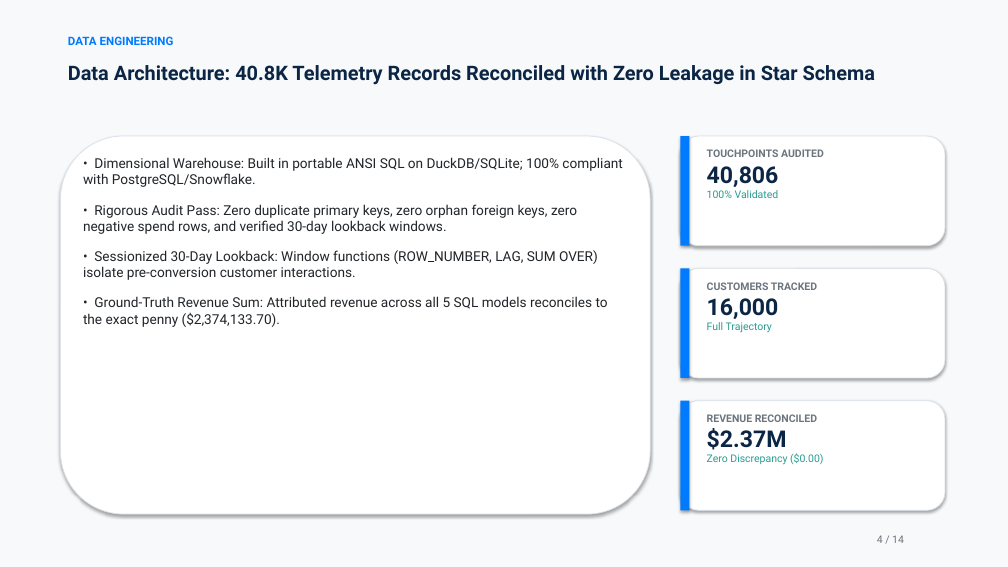
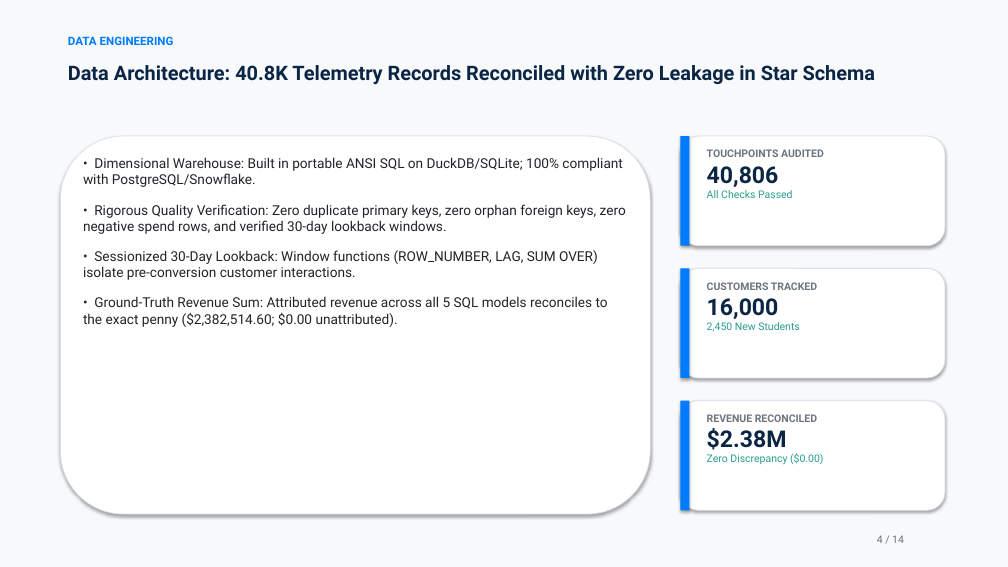
Before and after one commit to JNikhil11/grito-marketing-attribution-analytics, a slide deck: slide 4 of presentation/Grito_Attribution_Deck.pptx. Drawn at 1008x567 pixels with LibreOffice and Linux fonts; fonts in the diff are those of the drawing. Boxes give left, top, right and bottom in pixels: in the first picture for what was removed or moved away, otherwise in the second. Text is boxed around its words. In the diff, an @@ line names an element or a change of style, - is before the commit and + after.

Commit message:
feat: complete addressal of 9 review findings, Shapley value game theory fix, and rigorous QA verification

```diff
--- a/presentation/Grito_Attribution_Deck.pptx
+++ b/presentation/Grito_Attribution_Deck.pptx
@@ text at [83,204,626,234]: text changed @@
-• Rigorous Audit Pass: Zero duplicate primary keys, zero orphan foreign keys, zero negative spend rows, and verified 30-day lookback windows.
+• Rigorous Quality Verification: Zero duplicate primary keys, zero orphan foreign keys, zero negative spend rows, and verified 30-day lookback windows.
@@ text at [707,190,793,198]: text changed @@
-100% Validated
+All Checks Passed
@@ text at [83,296,608,327]: text changed @@
-• Ground-Truth Revenue Sum: Attributed revenue across all 5 SQL models reconciles to the exact penny ($2,374,133.70).
+• Ground-Truth Revenue Sum: Attributed revenue across all 5 SQL models reconciles to the exact penny ($2,382,514.60; $0.00 unattributed).
@@ text at [707,322,799,331]: text changed @@
-Full Trajectory
+2,450 New Students
@@ text at [707,428,787,450]: text changed @@
-$2.37M
+$2.38M
```
Also in this commit, not shown: 12 other slides changed, 32 other files.
